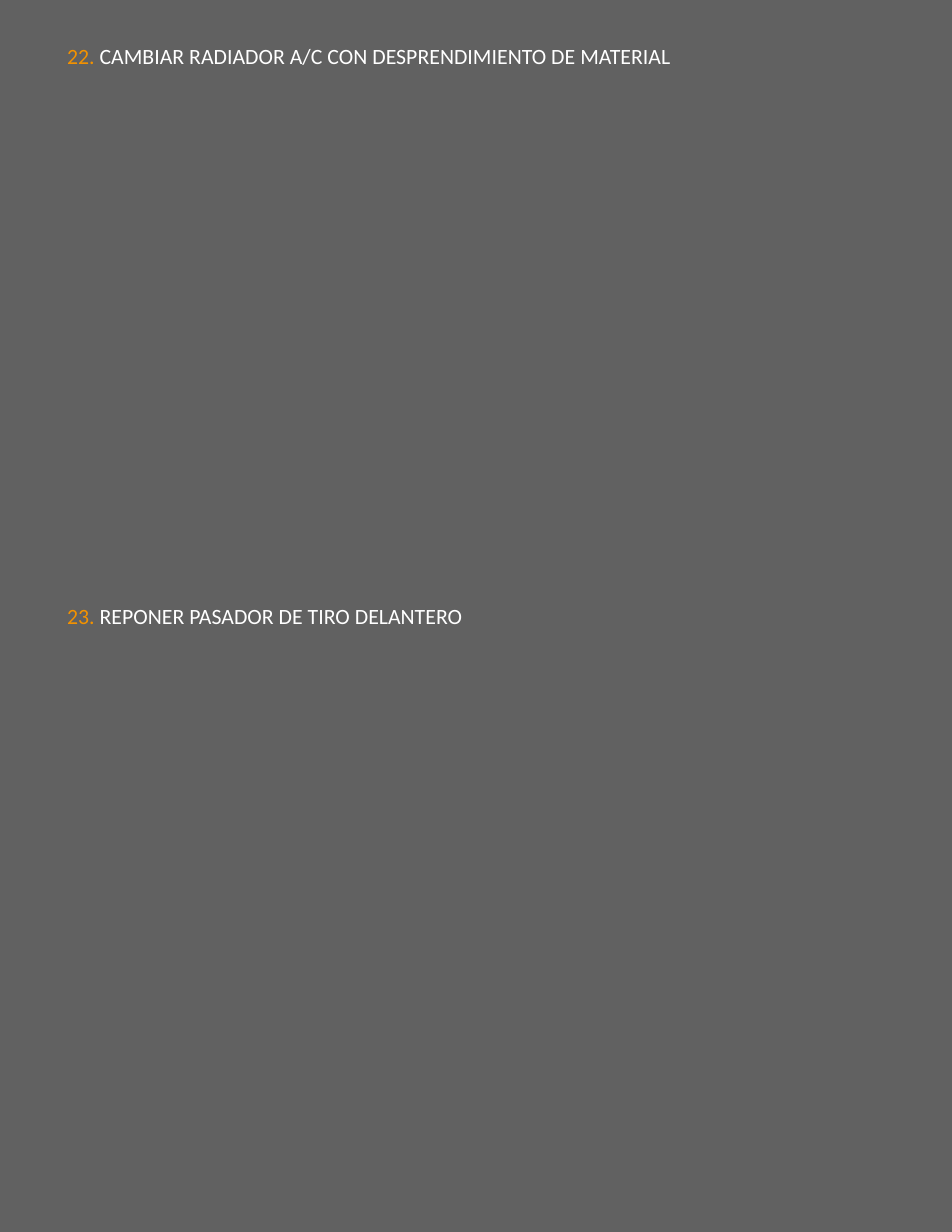
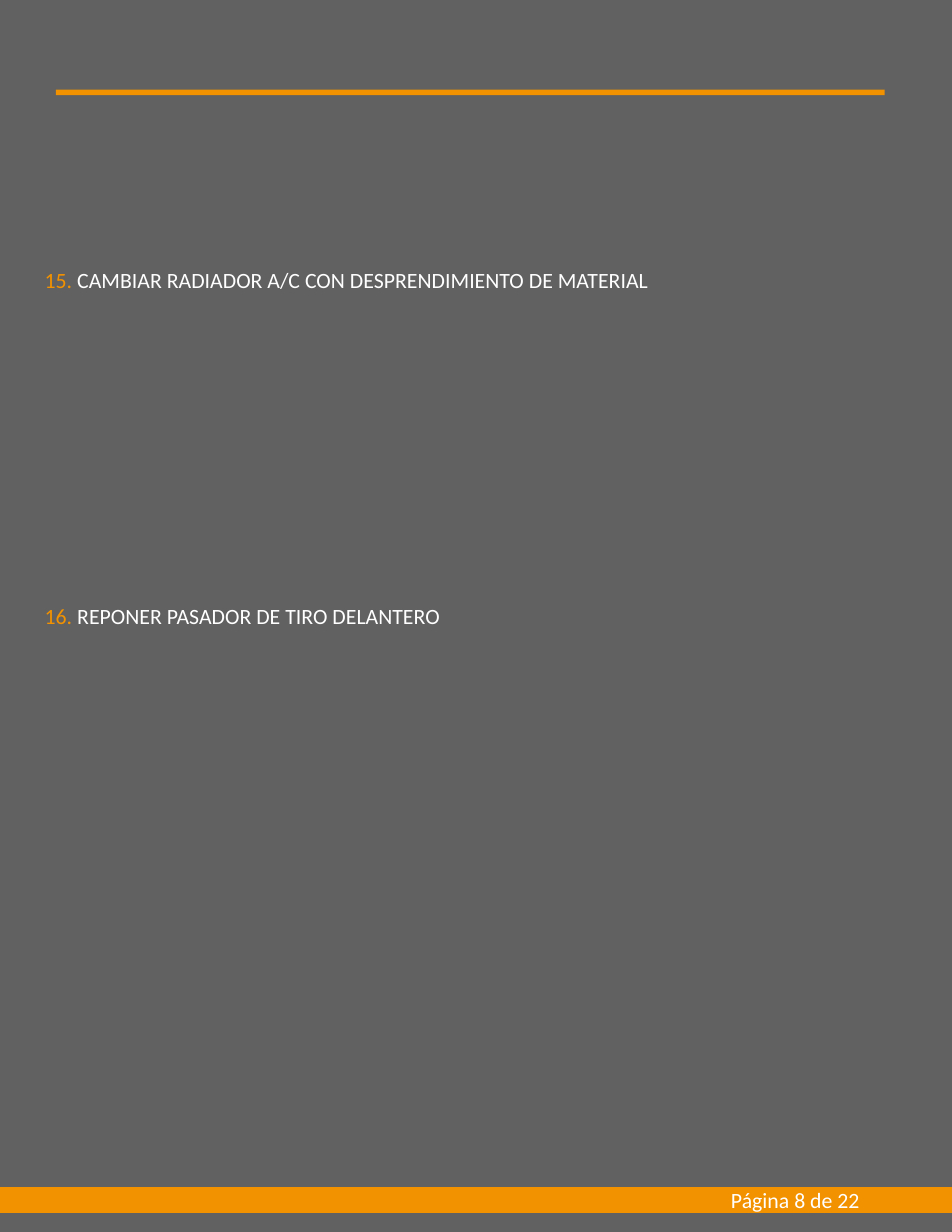
Before and after one commit to AlexanderMaverick/automated-report-excel-to-ppt, a slide deck: slide 8 of assets/archivo.pptx. Drawn at 952x1232 pixels with LibreOffice and Linux fonts; fonts in the diff are those of the drawing. Boxes give left, top, right and bottom in pixels: in the first picture for what was removed or moved away, otherwise in the second. Text is boxed around its words. In the diff, an @@ line names an element or a change of style, - is before the commit and + after.

```diff
--- a/assets/archivo.pptx
+++ b/assets/archivo.pptx
@@ rectangle added at box(56, 90, 885, 95), fill #F39200 @@
@@ text at box(45, 273, 648, 289): text changed @@
-22. CAMBIAR RADIADOR A/C CON DESPRENDIMIENTO DE MATERIAL
+15. CAMBIAR RADIADOR A/C CON DESPRENDIMIENTO DE MATERIAL
@@ text at box(45, 609, 439, 624): text changed @@
-23. REPONER PASADOR DE TIRO DELANTERO
+16. REPONER PASADOR DE TIRO DELANTERO
@@ rectangle added at box(0, 1187, 952, 1213), fill #F39200 @@
@@ text added at box(731, 1193, 859, 1214), 14 pt, text #FFFFFF @@
+Página 8 de 22
```
Also in this commit, not shown: 21 other slides changed, 2 other files.
